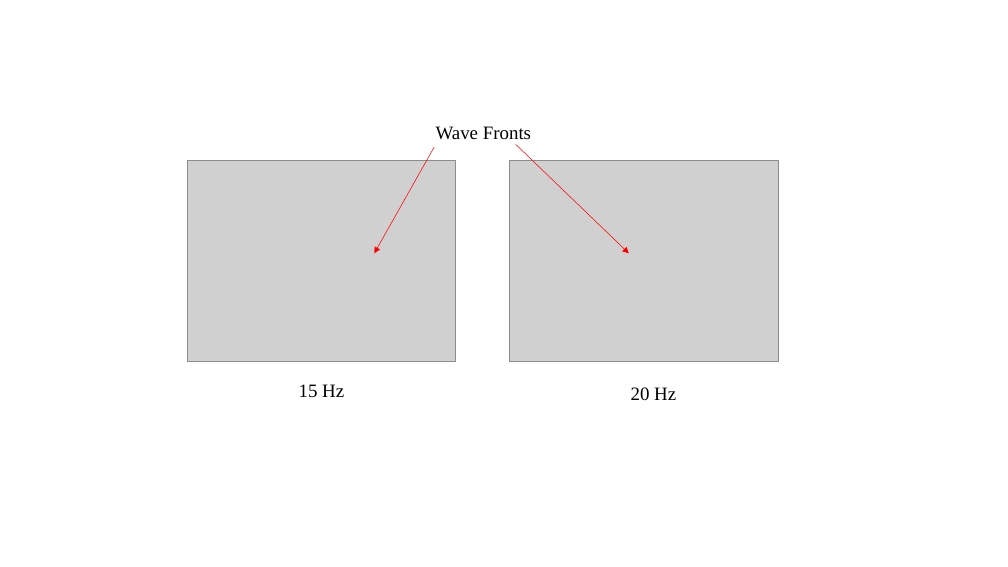
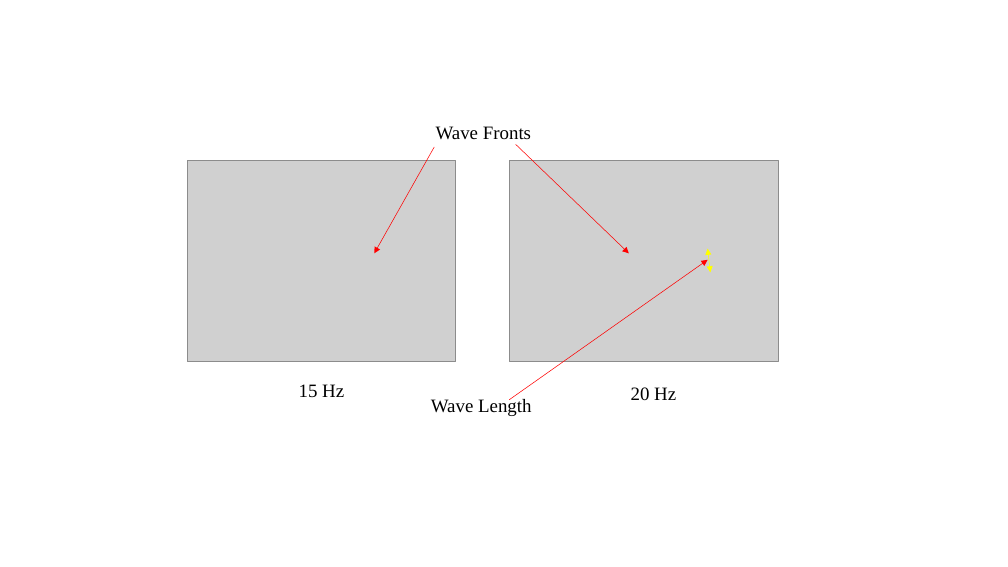
Before and after one commit to drummerevans/Uni_Work, a slide deck: slide 1 of PHY2026/Experiment_4/Final_Report/Exp_1.pptx. Drawn at 1008x567 pixels with LibreOffice and Linux fonts; fonts in the diff are those of the drawing; grey boxes stand for pictures. Boxes give left, top, right and bottom in pixels: in the first picture for what was removed or moved away, otherwise in the second. Text is boxed around its words. In the diff, an @@ line names an element or a change of style, - is before the commit and + after.

```diff
--- a/PHY2026/Experiment_4/Final_Report/Exp_1.pptx
+++ b/PHY2026/Experiment_4/Final_Report/Exp_1.pptx
@@ arrow added from (510, 400) to (708, 260), #FF0000 0.5 pt @@
@@ double arrow added from (711, 272) to (708, 249), #FFFF00 0.5 pt @@
@@ text added at (431,398,531,416), 18 pt, text #000000 @@
+Wave Length
```
Also in this commit, not shown: 31 other files.
